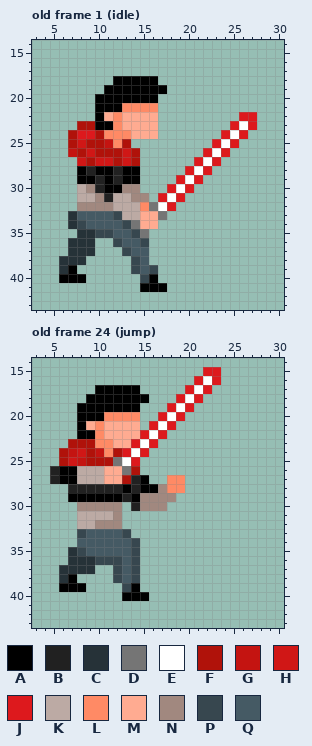
Two states of a pixel-art file, assets/characters/drew.aseprite. This is how it looked before the edit.
50x58 pixels, 38 frames. Shown: old frame 1 (idle): x 3..30, y 14..43; old frame 24 (jump): x 3..30, y 14..43. The commit also changed other frames, which this record leaves out.
Visible layers, top first: "Layer 2", "Layer 3", "Layer 4", "Layer 1".
Palette (. is transparent): A #000000  B #212121  C #263238  D #757575  E #ffffff  F #b0120a  G #c41411  H #d01716  J #dd191d  K #bcaaa4  L #ff8a65  M #ffab91  N #a1887f  P #37474f  Q #455a64
Pixels before, old frame 1 (idle), first column x 6:
18 ......AAAAA...........
19 .....AAAAAAA..........
20 ....AAAAAAA...........
21 ....AAALLLL...........
22 ....AMLMMMM.........JJ
23 ..FFAALMMMM........JEJ
24 .FJJFLLLMMM.......JEJ.
25 .FHFFGLF.........JEJ..
26 .GFHFFFHF.......JEJ...
27 ..HFHHFHF......JEJ....
28 ..ABAABAA.....JEJ.....
29 ..AABABAA....JEJ......
30 ..KNBAANN...JEJ.......
31 ..KKNBKKNN.JEJ........
32 ..NNNNKKKLDEJ.........
33 .CQQQQPKKMMD..........
34 .CPQQQQPDMM...........
35 ..CCPPQQPD............
36 .CCC..PQQP............
37 .CCC...PQQ............
38 CCC.....PQ............
39 CA......PQP...........
40 AAA......PA...........
41 .........AAA..........
Pixels before, old frame 24 (jump), first column x 5:
15 .................JJ
16 ................JEJ
17 .....AAAAA.....JEJ.
18 ....AAAAAAA...JEJ..
19 ...AAAAAAA...JEJ...
20 ...AAALLLL..JEJ....
21 ...AMLMMMM.JEJ.....
22 ...AALMMMMJEJ......
23 ..FFFLLMMJEJ.......
24 .FGHFGLFJEJ........
25 .FHGFFFDEJ.........
26 BAAKKKMMDF.........
27 BAAKKKMMFBA..LL....
28 ..BBBBBBABAANLL....
29 ..AAAAAABANNNN.....
30 ...NNNNN.BNNN......
31 ...KKKKN...........
32 ...KKNNN...........
33 ...PQQQQP..........
34 ...QQQQQQP.........
35 ..CPQQQQQP.........
36 ..CCCPPPQP.........
37 .CCCC..PQP.........
38 .CA....PQP.........
39 .AAA....PA.........
40 ........AAA........
New version:
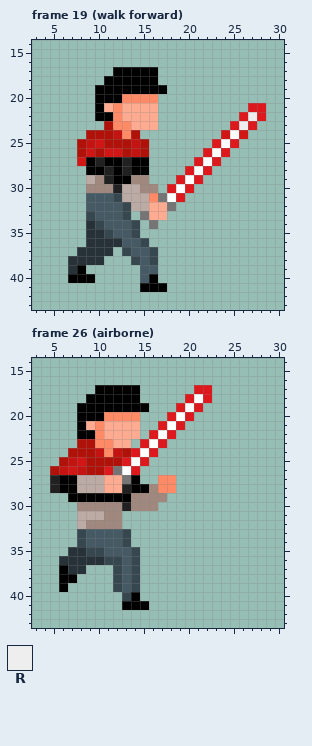
Colours new in this view: R #eeeeee
A new or re-ordered frame is compared with the old frame closest to it.
The edit:
frames 38 -> 40
frames re-ordered
Changed rows in their new state; - is an unchanged pixel.
Frame 19 (walk forward) against old frame 1 (idle):
first column x 6:
17 ------AAAAA------------
18 -----A-----------------
19 ----A------------------
20 -------LLLL------------
21 -----MLMMMM----------JJ
22 -----A---------------RJ
23 --...F-L------------R--
24 -..F-FG-F..-------H-H--
25 -.FGHFF-GF-------------
26 -.---HHFGF-------------
27 ---ABAABAA-------------
28 --.A-BAB-A-------------
29 --.KNBA-NN-------------
30 --.-NNBKKNN------------
31 --.QQQP-KKLD-----------
32 --.QQQQP-KMMD----------
33 -..P--QP.D-M-----------
34 -..CP--QP.D------------
35 --.-C----.-------------
36 -..-CCC----------------
37 -.--CC----P------------
38 .--CC-----P------------
39 .CA-----.-Q------------
40 .--A-----Q-------------
Frame 26 (airborne) is new; against old frame 24 (jump), layer "Layer 1":
first column x 5:
15 -----------------..
16 ----------------...
17 ---------------.J--
18 ----------.---.JEJ-
19 ----------A--.JEJ--
20 ------------.JEJ---
21 -----------.JEJ----
22 ----------.JEJ-----
23 --.------.JEJ------
24 -.FF---GFJEJ-------
25 --GH---FJEJ--------
26 FGHGFFJDEJ---------
27 --------DA.-L-.----
28 BAAKKKMMBA-NL-.----
29 --------AN---.-----
30 --------BN--.------
31 ------N------------
32 ----N--------------
34 ---P----P.---------
35 ---CPP-------------
36 -C---C-------------
37 -A--.--------------
38 -A-----------------
39 --..---PQP---------
40 --------P-.--------
41 --------AAA--------
Boxes around the changes in both pictures, in picture pixels (x1, y1, x2, y2):
changed: (59, 67, 176, 283)
changed: (221, 103, 266, 139)
changed: (50, 367, 221, 610)
